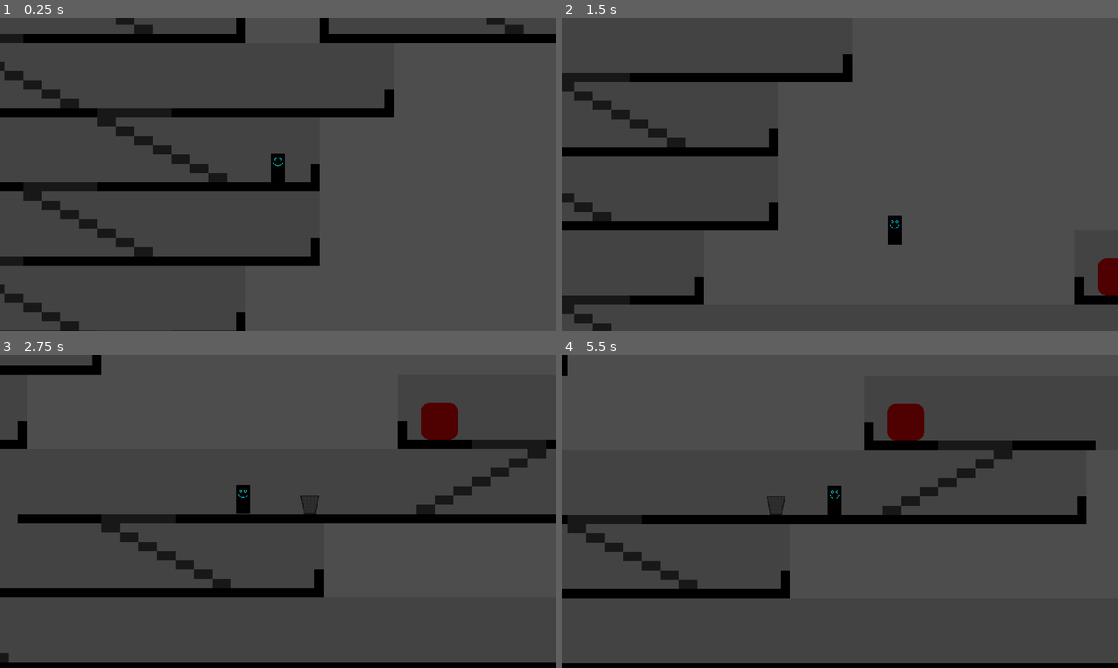
Above: before the commit, frames 1-4 (two rows, left to right).
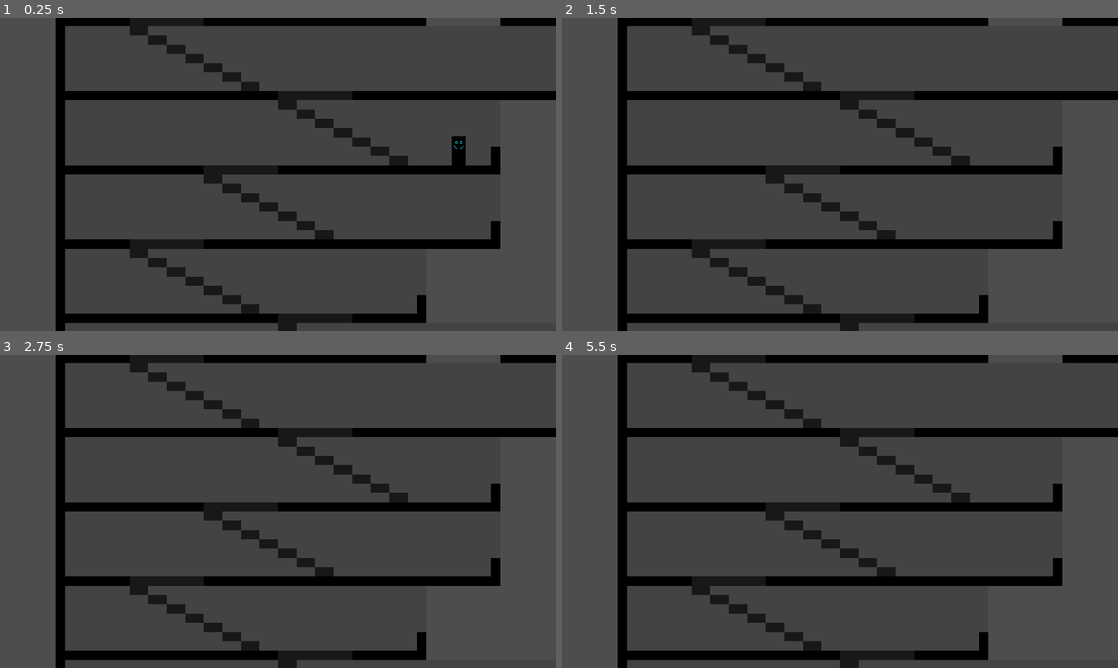
Above: after the commit, the same moments.

Repository: Gamabunta57/golf-ninja
Game: Godot game, scene res://Scenes/world.tscn
The game is run twice, just before and just after one commit, with the same random seed, the same clock (stepped at 60 frames per second) and the same inputs.
Inputs:
- Up to frame 1 (0.25 s): no input
- Up to frame 2 (1.5 s): hold Right (right) from 0.53 s (still down); tap Space (jump) at 0.77 s
- Up to frame 3 (2.75 s): tap Space (jump) at 1.52 s; release Right (right) at 2.03 s; hold Left (left) from 2.03 s (still down)
- Up to frame 4 (5.5 s): release Left (left) at 2.78 s; hold Right (right) 2.78-4.28 s; tap Space (jump) at 3.02, 3.77, 4.52 s; hold Left (left) 4.28-5.03 s; hold Right (right) from 5.03 s (still down)

The runs differ from the first frame. In frame 1, 24% of the frame differs, in the area x 0-100%, y 0-100%; in frame 2, 22%; in frame 3, 25%; in frame 4, 24%.

Commit message:
Update Scenes/camera_2d.gd
Co-authored-by: Stéphane Loegel <loegel.stephane@gmail.com>

Diff:
--- a/Scenes/camera_2d.gd
+++ b/Scenes/camera_2d.gd
@@ -13,8 +13,7 @@
 		var camera_position : Vector2
 
 		if smooth:
-			weight = float(11 - intensity) / 100
-			camera_position = lerp(global_position, target.global_position, weight)
+			position = position.lerp(target.global_position, delta * intensity)
 		else:
 			camera_position = target.global_position#.round()
 		#print(camera_position)
